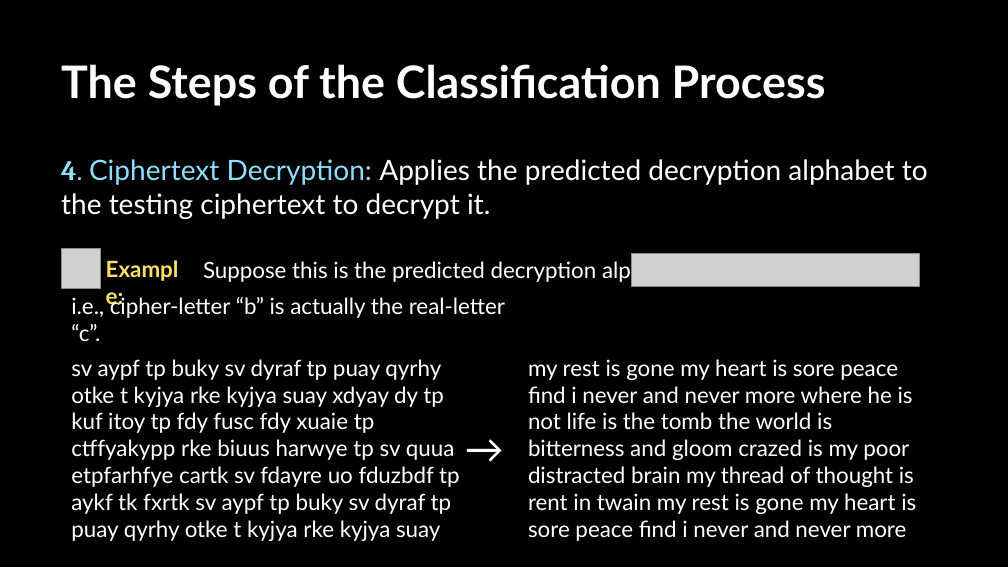
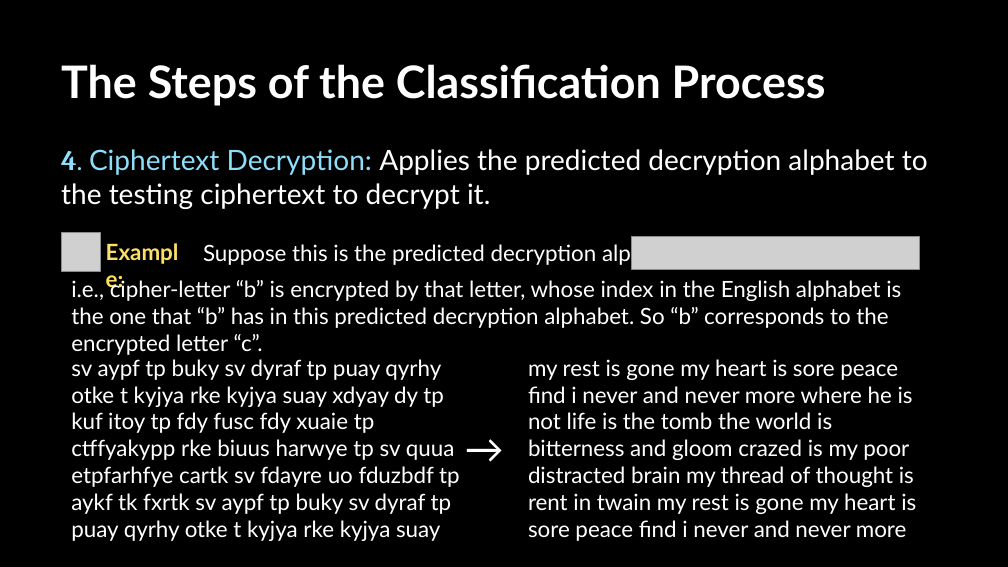
Before and after one commit to nataliakoliou/ML-Ciphertext-Decryption-Algorithm, a slide deck: slide 6 of project-presentation.pptx. Drawn at 1008x567 pixels with LibreOffice and Linux fonts; fonts in the diff are those of the drawing; grey boxes stand for pictures. Boxes give left, top, right and bottom in pixels: in the first picture for what was removed or moved away, otherwise in the second. Text is boxed around its words. In the diff, an @@ line names an element or a change of style, - is before the commit and + after.

```diff
--- a/project-presentation.pptx
+++ b/project-presentation.pptx
@@ text "4. Ciphertext Decryption: Applies the ...": place and size @@
-text "4. Ciphertext Decryption: Applies the ..." at box(61, 159, 928, 219)
+text "4. Ciphertext Decryption: Applies the ..." at box(61, 149, 928, 209)
@@ 2 pictures, 2 texts: place and size @@
-2 pictures, 2 texts at box(61, 249, 919, 288)
+2 pictures, 2 texts at box(61, 232, 919, 271)
@@ text at box(71, 275, 901, 328): text changed @@
-i.e., cipher-letter “b” is actually the real-letter “c”.
+i.e., cipher-letter “b” is encrypted by that letter, whose index in the English alphabet is the one that “b” has in this predicted decryption alphabet. So “b” corresponds to the encrypted letter “c”.
```
Also in this commit, not shown: 4 other slides changed, 2 slides added.
